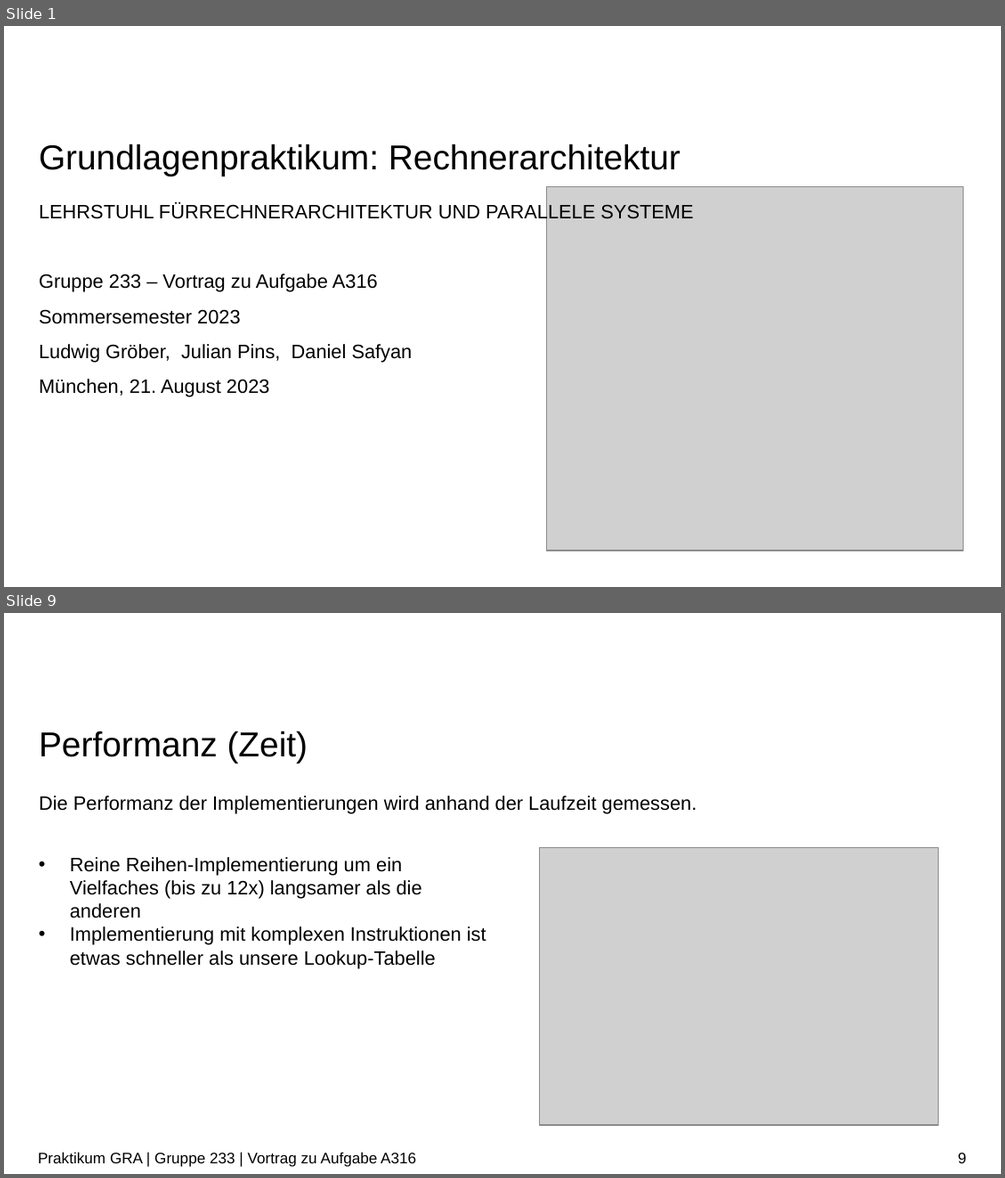
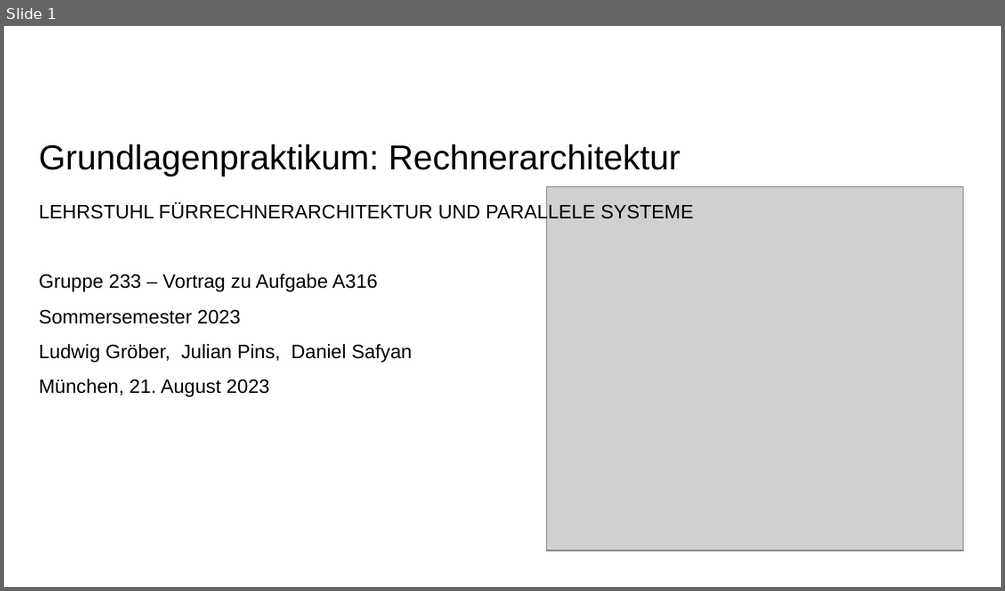
Before and after one commit to ludwiggr/ArSinH, a slide deck: Vortrag/Vortrag.pptx. Shown one above the other, each under a label of ours: slides 1 and 9 before the commit, slide 1 after it; the slides between them are not shown. The pictures are 1005x1178 and 1005x591 pixels, drawn with LibreOffice and Linux fonts; fonts in the diff are those of the drawing; grey boxes stand for pictures; background and template pictures are left out. Boxes give left, top, right and bottom in pixels: in the first picture for what was removed or moved away, otherwise in the second. Text is boxed around its words. In the diff, an @@ line names an element or a change of style, - is before the commit and + after.

Commit message:
neuer Ordner, Vortrag Update, latex Links fixed

```diff
--- a/Vortrag/Vortrag.pptx
+++ b/Vortrag/Vortrag.pptx
@@ slide 9 removed at bbox=[4, 613, 1001, 1174], background #FFFFFF @@
@@ title removed at bbox=[39, 730, 308, 763] @@
-Performanz (Zeit)
@@ text removed at bbox=[39, 795, 697, 814] @@
-Die Performanz der Implementierungen wird anhand der Laufzeit gemessen.
@@ picture removed at bbox=[539, 847, 938, 1125] @@
@@ text removed at bbox=[70, 857, 486, 968] @@
-• Reine Reihen-Implementierung um ein Vielfaches (bis zu 12x) langsamer als die anderen
-• Implementierung mit komplexen Instruktionen ist etwas schneller als unsere Lookup-Tabelle
@@ text removed at bbox=[38, 1151, 416, 1167] @@
-Praktikum GRA | Gruppe 233 | Vortrag zu Aufgabe A316
@@ page number removed at bbox=[958, 1152, 967, 1163] @@
-9
```
Also in this commit, not shown: 14 slides changed, 3 slides added, 5 other files.
